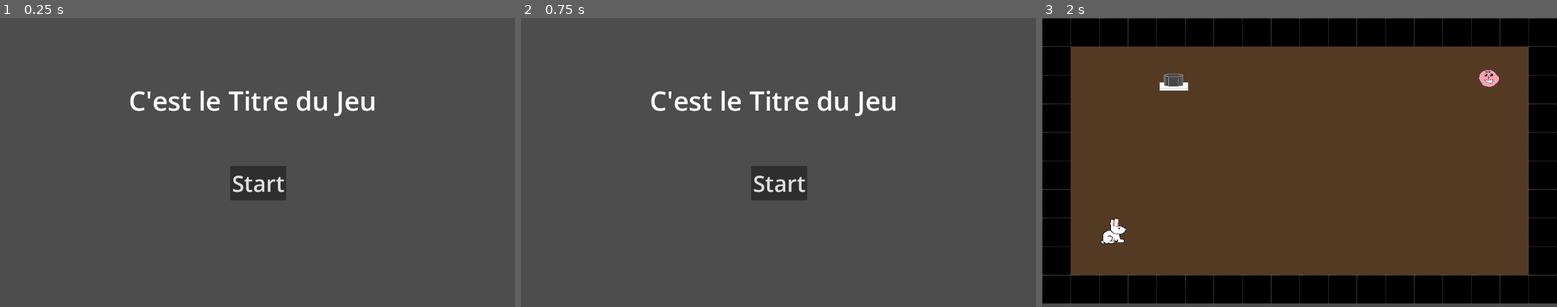
Above: before the commit, frames 1-3 (left to right).
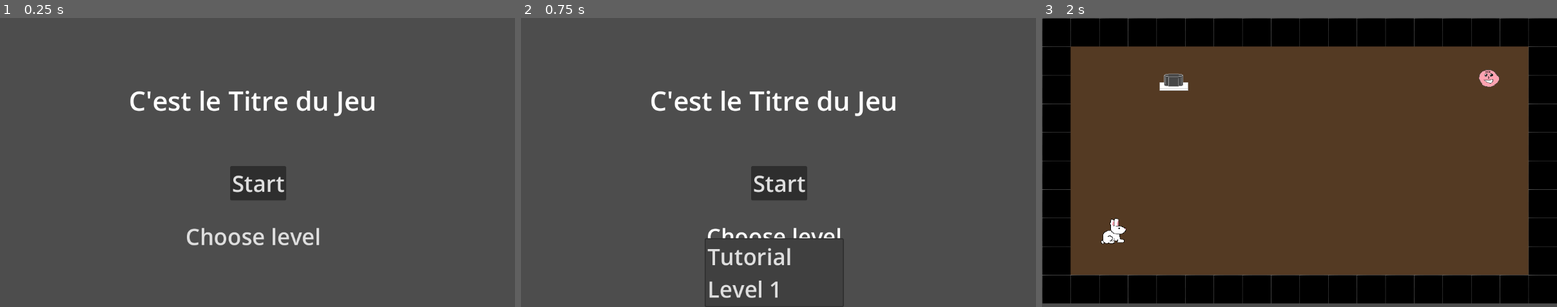
Above: after the commit, the same moments.

Repository: pbagnoud/minijam181
Game: Godot game, scene res://scenes/Start_Menu.tscn
The game is run twice, just before and just after one commit, with the same random seed, the same clock (stepped at 60 frames per second) and the same inputs. This scene is started directly instead of the project's main scene.
Inputs (mouse positions are in pixels of both pictures, inside the frame that each line leads up to):
- Up to frame 1 (0.25 s): no input
- Up to frame 2 (0.75 s): click (773, 237) at 0.5 s, where only the run after the commit has a clickable "Choose level"
- Up to frame 3 (2 s): click "Start" at 1.25 s

The runs differ from the first frame. In frame 1, 0.6% of the frame differs, in the area x 36-62%, y 72-79%; in frame 2, 1.2%, in the area x 35-63%, y 72-100%; in frame 3, nothing differs.

Commit message:
tried and failed to change menu

Diff:
--- a/minijam181/scenes/Main.tscn
+++ b/minijam181/scenes/Main.tscn
@@ -57,6 +57,9 @@
 [node name="Rabbit" parent="." instance=ExtResource("7_nxtc6")]
 position = Vector2(480, 413)
 
+[node name="Goal" parent="." instance=ExtResource("6_c01mt")]
+position = Vector2(1061, 161)
+
 [node name="EndScreen" type="ColorRect" parent="."]
 visible = false
 offset_right = 1152.0
@@ -65,24 +68,22 @@
 
 [node name="RichTextLabel" type="RichTextLabel" parent="EndScreen"]
 layout_mode = 0
-offset_left = 395.0
-offset_top = 251.0
-offset_right = 739.0
-offset_bottom = 325.0
+offset_left = 418.0
+offset_top = 249.0
+offset_right = 762.0
+offset_bottom = 323.0
 theme = SubResource("Theme_nxtc6")
 text = "Well Done ! "
 
-[node name="Button" type="Button" parent="EndScreen"]
+[node name="next_level_button" type="Button" parent="EndScreen"]
 layout_mode = 0
-offset_left = 307.0
-offset_top = 369.0
-offset_right = 784.0
-offset_bottom = 446.0
+offset_left = 331.0
+offset_top = 366.0
+offset_right = 808.0
+offset_bottom = 443.0
 theme = ExtResource("8_q8u5g")
 text = "Go to the next level"
 
-[node name="Goal" parent="." instance=ExtResource("6_c01mt")]
-position = Vector2(1061, 161)
-
 [connection signal="hit" from="Enemy" to="." method="_on_enemy_hit"]
 [connection signal="goal" from="Goal" to="." method="_on_goal_goal"]
+[connection signal="pressed" from="EndScreen/next_level_button" to="." method="_on_next_level_button_pressed"]
--- a/minijam181/scenes/Start_Menu.tscn
+++ b/minijam181/scenes/Start_Menu.tscn
@@ -26,4 +26,18 @@
 text = "C'est le Titre du Jeu"
 tab_size = 15
 
+[node name="MenuButton" type="MenuButton" parent="."]
+offset_left = 411.0
+offset_top = 448.0
+offset_right = 722.0
+offset_bottom = 532.0
+theme = ExtResource("2_f82dj")
+text = "Choose level"
+item_count = 2
+popup/item_0/text = "Tutorial"
+popup/item_0/id = 0
+popup/item_1/text = "Level 1"
+popup/item_1/id = 1
+
 [connection signal="pressed" from="Button" to="." method="_on_button_pressed"]
+[connection signal="pressed" from="MenuButton" to="." method="_on_menu_button_pressed"]
--- a/minijam181/scripts/main.gd
+++ b/minijam181/scripts/main.gd
@@ -11,3 +11,6 @@
 func _on_enemy_hit() -> void:
 	print("HIT")
 	# Terminer la scène et indiquer la défaite, proposer de recommencer ?
+
+func _on_next_level_button_pressed() -> void:
+	get_tree().change_scene_to_file("res://scenes/level2.tscn")
--- a/minijam181/scripts/rabbit.gd
+++ b/minijam181/scripts/rabbit.gd
@@ -1,6 +1,8 @@
 extends Node2D
 
 signal friend_found
+
+@export var type : int = 0
 
 func _on_body_entered(body: Node2D) -> void:
 	if body.is_in_group("Player"):
--- a/minijam181/scripts/start_menu.gd
+++ b/minijam181/scripts/start_menu.gd
@@ -1,4 +1,6 @@
 extends Node2D
+
+
 
 
 func _on_button_pressed() -> void:
